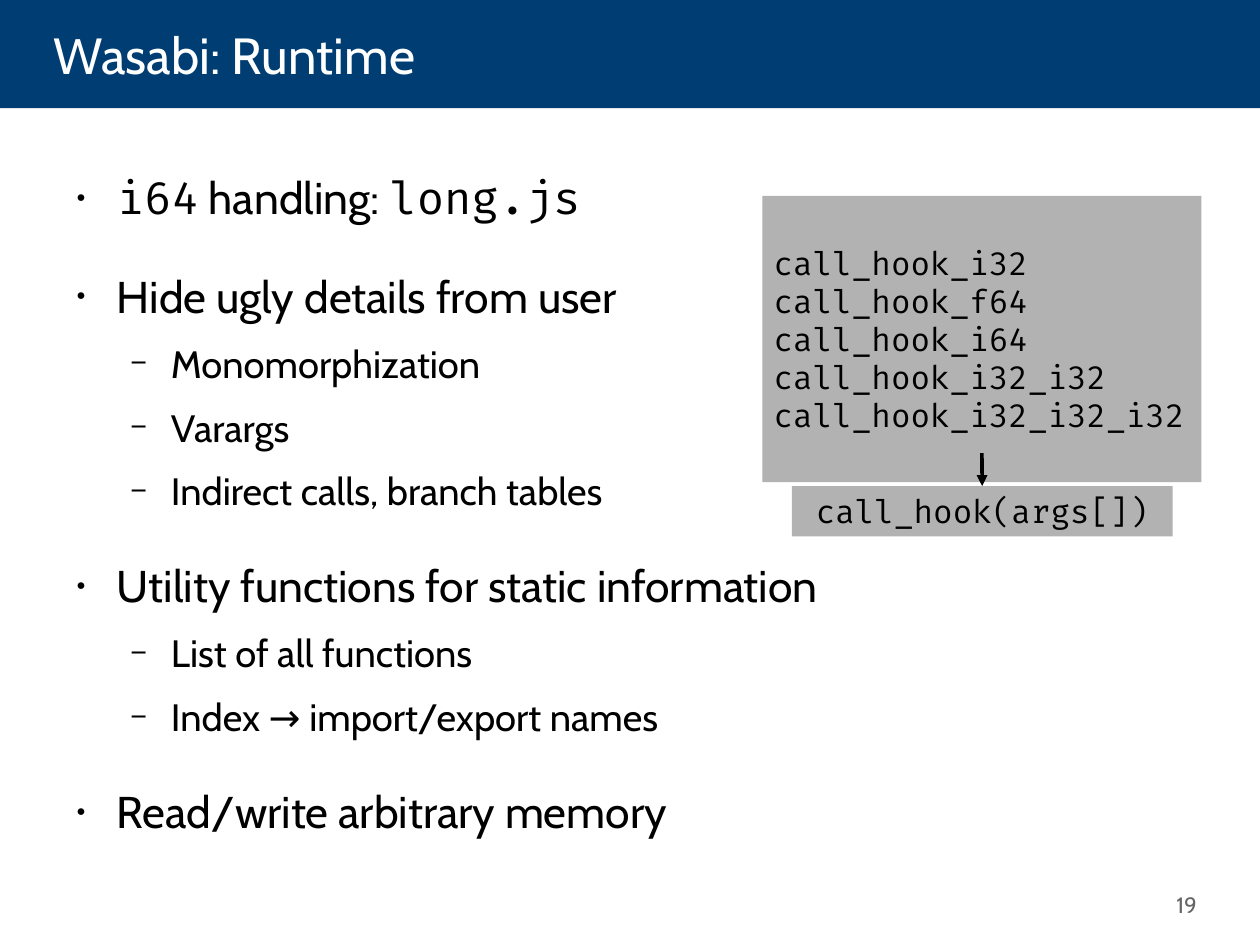
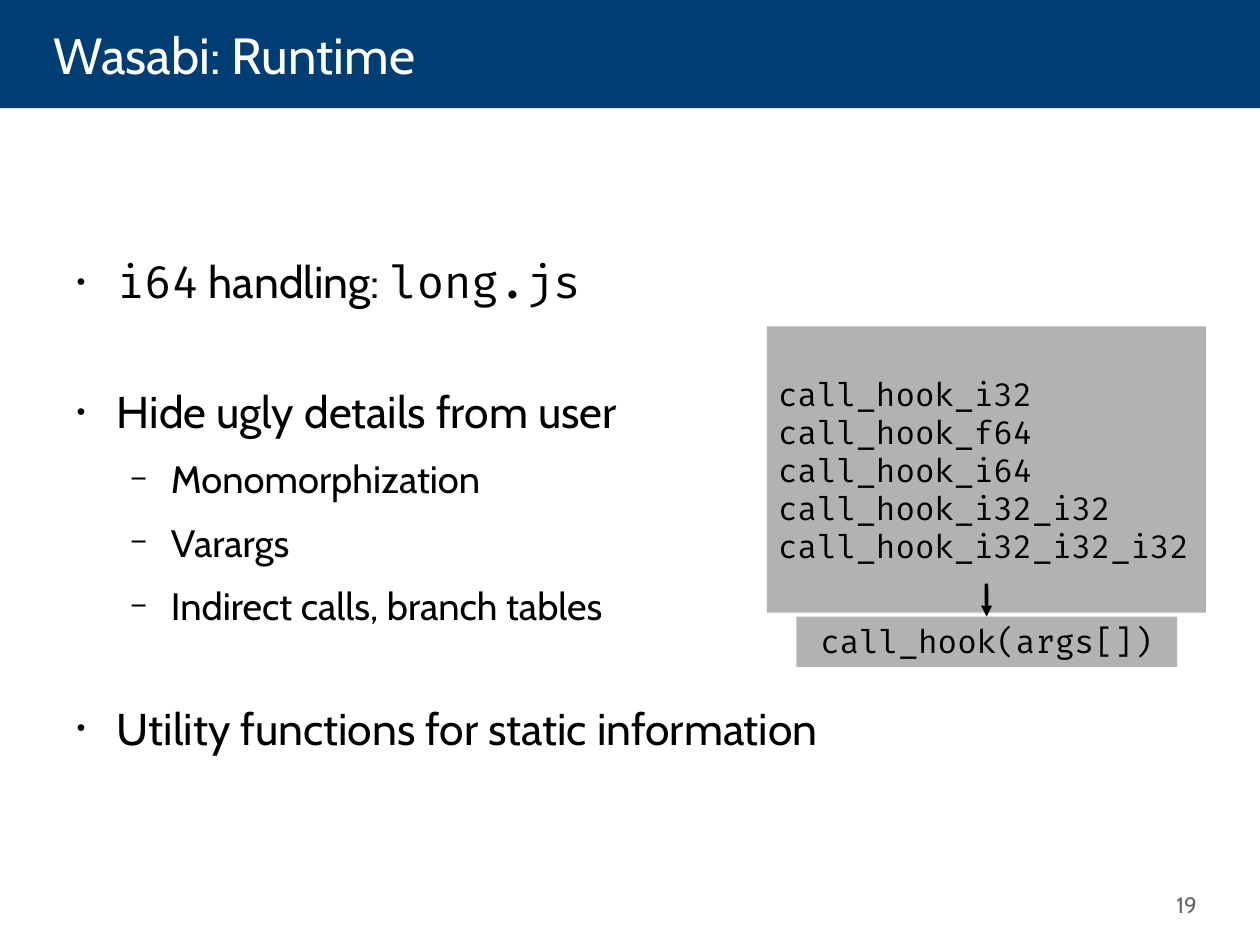
Before and after one commit to danleh/wasabi, a slide deck: slide 19 of 2018-04-11 Presentation/own-work.odp. Drawn at 1260x945 pixels with LibreOffice and Linux fonts; fonts in the diff are those of the drawing. Boxes give left, top, right and bottom in pixels: in the first picture for what was removed or moved away, otherwise in the second. Text is boxed around its words. In the diff, an @@ line names an element or a change of style, - is before the commit and + after.

```diff
--- a/2018-04-11 Presentation/own-work.odp
+++ b/2018-04-11 Presentation/own-work.odp
@@ text at bbox=[117, 394, 817, 755]: more space between paragraphs @@
@@ 2 rectangles, 1 arrow: place and size @@
-2 rectangles, 1 arrow at bbox=[763, 196, 1202, 536]
+2 rectangles, 1 arrow at bbox=[767, 327, 1206, 667]
@@ text at bbox=[117, 638, 667, 839]: paragraphs removed @@
-  − List of all functions
-  − Index → import/export names
-● Read/write arbitrary memory
```
Also in this commit, not shown: 2 other slides changed.
